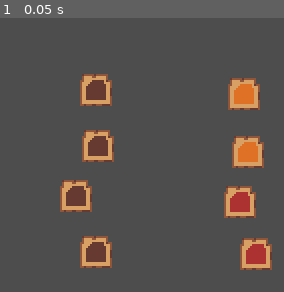
Above: before the commit, frame 1.
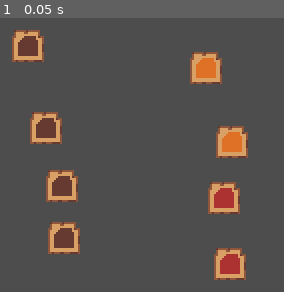
Above: after the commit, the same moment.

Repository: pocket-country/PBJ
Game: Godot game, scene res://Game_Root.tscn
The game is run twice, just before and just after one commit, with the same random seed, the same clock (stepped at 60 frames per second) and the same inputs.
Inputs:
- Up to frame 1 (0.05 s): no input

The runs differ from the first frame. In frame 1, 18% of the frame differs, in the area x 4-96%, y 4-96%.

Commit message:
Now with clickable slices!

Diff:
--- a/Game_Root.tscn
+++ b/Game_Root.tscn
@@ -1,39 +1,114 @@
-[gd_scene load_steps=4 format=3 uid="uid://my24kio0ujk5"]
+[gd_scene load_steps=13 format=3 uid="uid://my24kio0ujk5"]
 
+[ext_resource type="Script" uid="uid://b5tqp6hq0k1hn" path="res://slice.gd" id="1_7v5bd"]
 [ext_resource type="Texture2D" uid="uid://ccm01am80sq2x" path="res://pb_slice.png" id="1_dblqq"]
 [ext_resource type="Texture2D" uid="uid://cdan1jewi6dpw" path="res://marmalade_slice.png" id="2_7v5bd"]
 [ext_resource type="Texture2D" uid="uid://boqxi1goo45gw" path="res://strawberry_slice.png" id="3_p6n2f"]
 
+[sub_resource type="RectangleShape2D" id="RectangleShape2D_dblqq"]
+size = Vector2(16, 18)
+
+[sub_resource type="RectangleShape2D" id="RectangleShape2D_7v5bd"]
+size = Vector2(17, 17)
+
+[sub_resource type="RectangleShape2D" id="RectangleShape2D_p6n2f"]
+size = Vector2(18, 16)
+
+[sub_resource type="RectangleShape2D" id="RectangleShape2D_jc5sx"]
+size = Vector2(16, 17)
+
+[sub_resource type="RectangleShape2D" id="RectangleShape2D_1s6cj"]
+size = Vector2(16, 16)
+
+[sub_resource type="RectangleShape2D" id="RectangleShape2D_c2j4q"]
+size = Vector2(17, 16)
+
+[sub_resource type="RectangleShape2D" id="RectangleShape2D_8r33m"]
+size = Vector2(16, 16)
+
+[sub_resource type="RectangleShape2D" id="RectangleShape2D_ped8m"]
+size = Vector2(16, 16)
+
 [node name="GameRoot" type="Node2D"]
 
-[node name="Sprite2D1" type="Sprite2D" parent="." groups=["PeanutButter"]]
-position = Vector2(76, 43)
+[node name="Slice1" type="Area2D" parent="." groups=["PeanutButter"]]
+position = Vector2(42, 21)
+script = ExtResource("1_7v5bd")
+
+[node name="Toast" type="Sprite2D" parent="Slice1" groups=["PeanutButter"]]
 texture = ExtResource("1_dblqq")
 
-[node name="Sprite2D2" type="Sprite2D" parent="." groups=["PeanutButter"]]
-position = Vector2(77, 71)
+[node name="CollisionShape2D" type="CollisionShape2D" parent="Slice1"]
+shape = SubResource("RectangleShape2D_dblqq")
+
+[node name="Slice2" type="Area2D" parent="." groups=["PeanutButter"]]
+position = Vector2(51, 62)
+script = ExtResource("1_7v5bd")
+
+[node name="Toast" type="Sprite2D" parent="Slice2" groups=["PeanutButter"]]
 texture = ExtResource("1_dblqq")
 
-[node name="Sprite2D3" type="Sprite2D" parent="." groups=["PeanutButter"]]
-position = Vector2(66, 96)
+[node name="CollisionShape2D" type="CollisionShape2D" parent="Slice2"]
+shape = SubResource("RectangleShape2D_7v5bd")
+
+[node name="Slice3" type="Area2D" parent="." groups=["PeanutButter"]]
+position = Vector2(59, 91)
+script = ExtResource("1_7v5bd")
+
+[node name="Toast" type="Sprite2D" parent="Slice3" groups=["PeanutButter"]]
 texture = ExtResource("1_dblqq")
 
-[node name="Sprite2D4" type="Sprite2D" parent="." groups=["PeanutButter"]]
-position = Vector2(76, 124)
+[node name="CollisionShape2D" type="CollisionShape2D" parent="Slice3"]
+shape = SubResource("RectangleShape2D_p6n2f")
+
+[node name="Slice4" type="Area2D" parent="." groups=["PeanutButter"]]
+position = Vector2(60, 117)
+script = ExtResource("1_7v5bd")
+
+[node name="Toast" type="Sprite2D" parent="Slice4" groups=["PeanutButter"]]
 texture = ExtResource("1_dblqq")
 
-[node name="Sprite2D5" type="Sprite2D" parent="." groups=["Marmalade"]]
-position = Vector2(150, 45)
+[node name="CollisionShape2D" type="CollisionShape2D" parent="Slice4"]
+position = Vector2(0, 0.5)
+shape = SubResource("RectangleShape2D_jc5sx")
+
+[node name="Slice5" type="Area2D" parent="." groups=["Marmalade"]]
+position = Vector2(131, 32)
+script = ExtResource("1_7v5bd")
+
+[node name="Toast" type="Sprite2D" parent="Slice5" groups=["Marmalade"]]
 texture = ExtResource("2_7v5bd")
 
-[node name="Sprite2D6" type="Sprite2D" parent="." groups=["Marmalade"]]
-position = Vector2(152, 74)
+[node name="CollisionShape2D" type="CollisionShape2D" parent="Slice5" groups=["Marmalade"]]
+shape = SubResource("RectangleShape2D_1s6cj")
+
+[node name="Slice6" type="Area2D" parent="." groups=["Marmalade"]]
+position = Vector2(144, 69)
+script = ExtResource("1_7v5bd")
+
+[node name="Toast" type="Sprite2D" parent="Slice6" groups=["Marmalade"]]
 texture = ExtResource("2_7v5bd")
 
-[node name="Sprite2D7" type="Sprite2D" parent="." groups=["Strawberry"]]
-position = Vector2(148, 99)
+[node name="CollisionShape2D" type="CollisionShape2D" parent="Slice6" groups=["Marmalade"]]
+position = Vector2(0.5, 0)
+shape = SubResource("RectangleShape2D_c2j4q")
+
+[node name="Slice7" type="Area2D" parent="." groups=["Strawberry"]]
+position = Vector2(140, 97)
+script = ExtResource("1_7v5bd")
+
+[node name="Toast" type="Sprite2D" parent="Slice7" groups=["Strawberry"]]
 texture = ExtResource("3_p6n2f")
 
-[node name="Sprite2D8" type="Sprite2D" parent="." groups=["Strawberry"]]
-position = Vector2(156, 125)
+[node name="CollisionShape2D" type="CollisionShape2D" parent="Slice7"]
+shape = SubResource("RectangleShape2D_8r33m")
+
+[node name="Slice8" type="Area2D" parent="." groups=["Strawberry"]]
+position = Vector2(143, 130)
+script = ExtResource("1_7v5bd")
+
+[node name="Toast" type="Sprite2D" parent="Slice8" groups=["Strawberry"]]
 texture = ExtResource("3_p6n2f")
+
+[node name="CollisionShape2D" type="CollisionShape2D" parent="Slice8" groups=["Strawberry"]]
+shape = SubResource("RectangleShape2D_ped8m")
--- /dev/null
+++ b/slice.gd
@@ -0,0 +1,17 @@
+extends Area2D
+
+func _ready():
+	# Connect the input_event signal to a custom function
+	input_event.connect(_on_input_event)
+
+func _on_input_event(viewport, event, shape_idx):
+	# Check if the event is a mouse button event
+	if event is InputEventMouseButton:
+		# Check if the left mouse button was pressed
+		if event.button_index == MOUSE_BUTTON_LEFT and event.is_pressed():
+			# Call your custom function when the sprite is clicked
+			on_click()
+
+func on_click():
+	print("%s clicked!" % [name])
+	# Add your click logic here, e.g., play an animation, change a variable, etc.
Not shown, added: slice.gd.uid
